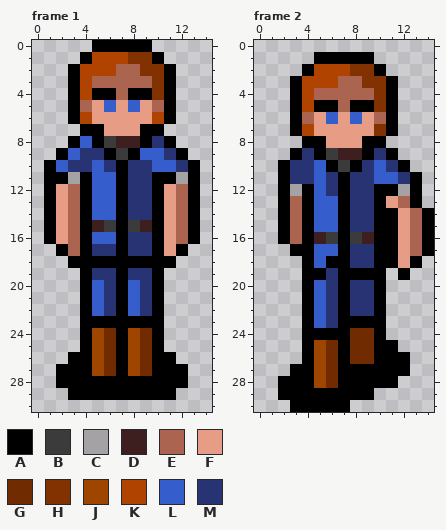
Pixel-art file, stored at assets/enemies/enemy3.ase. The picture above is the old version.
15x31 pixels, 16 frames. Shown: frame 1, frame 2. The commit also changed other frames, which this record leaves out.
Palette (. is transparent): A #000000  B #3b3b3b  C #a5a2a5  D #3d1f1f  E #ab6450  F #e69c85  G #702b00  H #823200  J #9e4500  K #b04300  L #355dcc  M #283373
Pixels before, frame 1, first column x 1:
 0 ....AAAAA....
 1 ...AKKKHHA...
 2 ..AKKKEEHHA..
 3 ..AKEEEEEHA..
 4 ..AKAAEAAHA..
 5 ..AEFLFLFEA..
 6 ..AKFFFFFKA..
 7 ...AAFFFAA...
 8 ..ALABDDAMA..
 9 .ALMMABALLMA.
10 ALMMLMAMMLLMA
11 AACALLAMMAACA
12 AFEALLAMMAFEA
13 AFEALLAMMAFEA
14 AFEALLAMMAFEA
15 AFEADBABDAFEA
16 AFEALLAMMAFEA
17 .AEAMMAMMAFA.
18 ..AAAAAAAAA..
19 ...AMMAMMA...
20 ...ALMALMA...
21 ...ALMALMA...
22 ...ALMALMA...
23 ...AAAAAAA...
24 ...AJGAJGA...
25 ...AJGAJGA...
26 ..AAJGAJGAA..
27 .AAAJGAJGAAA.
28 .AAAAAAAAAAA.
29 ..AAAAAAAAA..
Pixels before, frame 2, first column x 2:
 1 ...AAAAA.....
 2 ..AKKKHHA....
 3 .AKKKEEHHA...
 4 .AKEEEEEHA...
 5 .AKAAEAAHA...
 6 .AEFLFLFEA...
 7 .AKFFFFFHA...
 8 ..AAFFFAA....
 9 .AMABDDAMA...
10 AMMLABAMLMA..
11 AMMLMAMMLLMA.
12 ACALMAMMAACA.
13 AEALLAMMAFEA.
14 AEALLAMMAAFEA
15 AEALLAMMAAFEA
16 AEADBABDAAFEA
17 .AALLAMMAAFEA
18 ..ALAAMMAAFA.
19 ..AAMAAAA.A..
20 ..ALMAMMA....
21 ..ALMAMMA....
22 ..ALMAMMA....
23 ..ALMAAAA....
24 ..AAAAGGA....
25 ..AJGAGGAA...
26 ..AJGAGGAAA..
27 .AAJGAAAAAA..
28 AAAJGAAAAA...
29 AAAAAAAA.....
30 .AAAAA.......
The result:
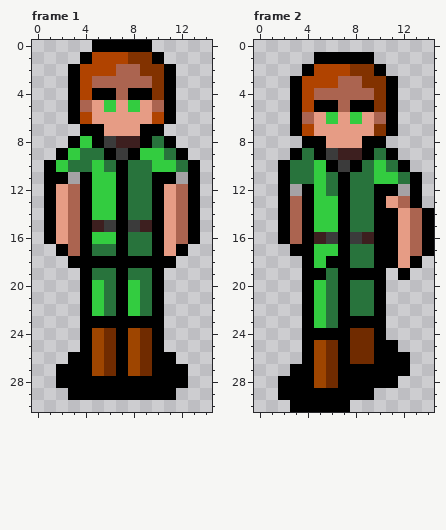
Commit message: swap enemy sprites, add armor capability
Change:
{"colour":"L","old":"#355dcc","new":"#33cc40"}
{"colour":"M","old":"#283373","new":"#28733c"}
{"label":"changed","picture_box":[56,100,188,316]}
{"label":"changed","picture_box":[290,112,410,328]}
